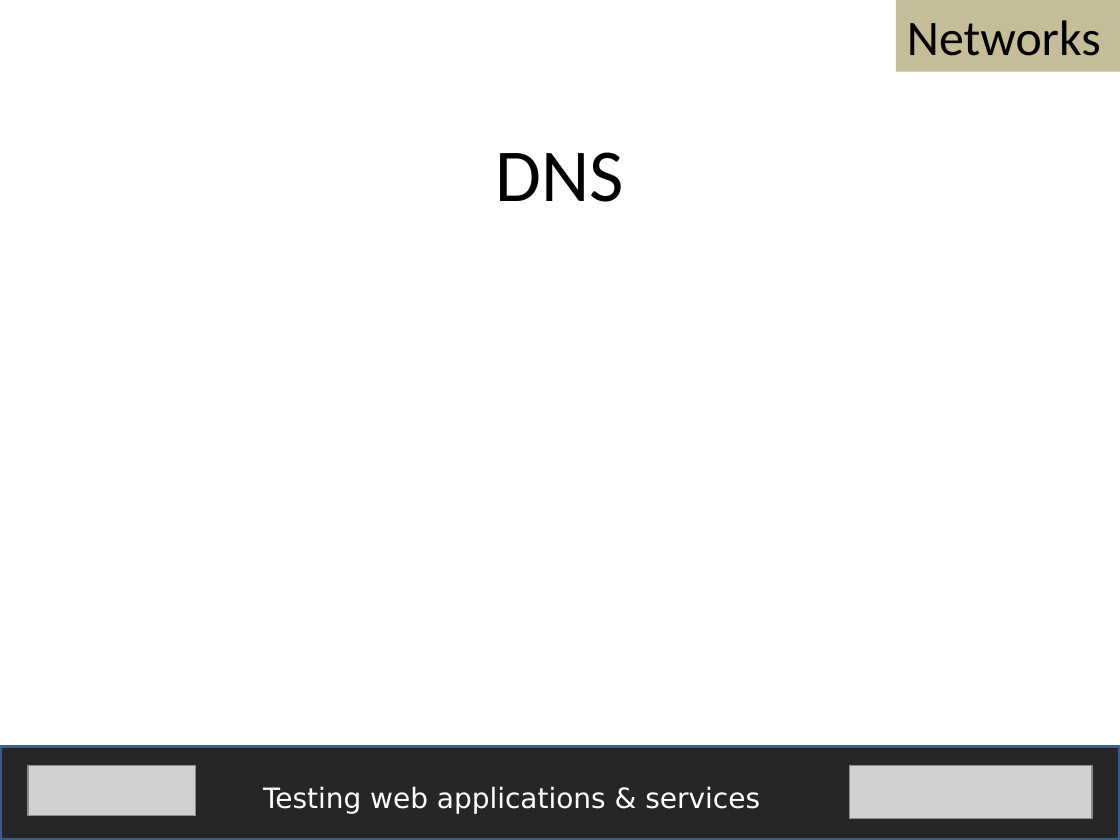
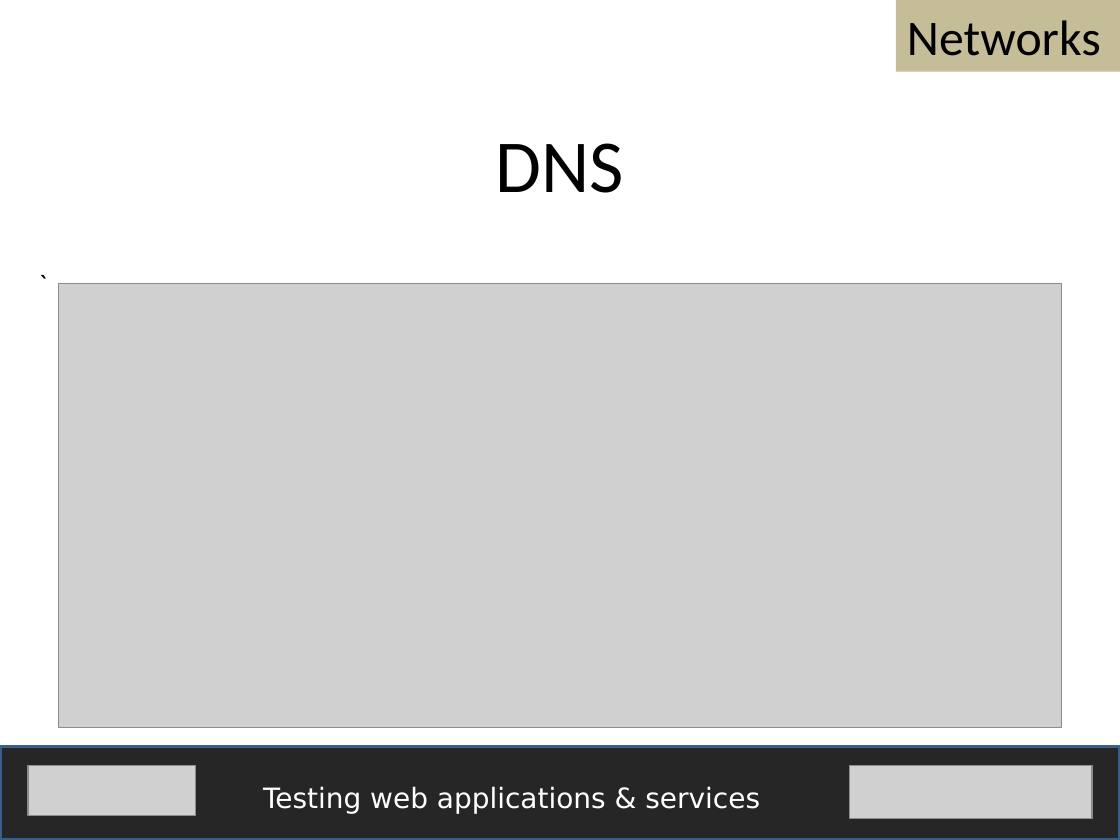
Before and after one commit to fijiaaron/testing-web-apps-and-services, a slide deck: slide 12 of presentations/A technical understanding of the web.pptx (slide 11 before the commit). Drawn at 1120x840 pixels with LibreOffice and Linux fonts; fonts in the diff are those of the drawing; grey boxes stand for pictures. Boxes give left, top, right and bottom in pixels: in the first picture for what was removed or moved away, otherwise in the second. Text is boxed around its words. In the diff, an @@ line names an element or a change of style, - is before the commit and + after.

```diff
--- a/presentations/A technical understanding of the web.pptx
+++ b/presentations/A technical understanding of the web.pptx
@@ text "DNS": place and size @@
-text "DNS" at [496, 152, 624, 202]
+text "DNS" at [496, 143, 624, 193]
@@ text added at [28, 261, 252, 306], 18 pt, text #000000 @@
+`
@@ picture added at [58, 284, 1062, 728] @@
```
Also in this commit, not shown: 3 other slides changed, 1 slide removed, 7 other files.
